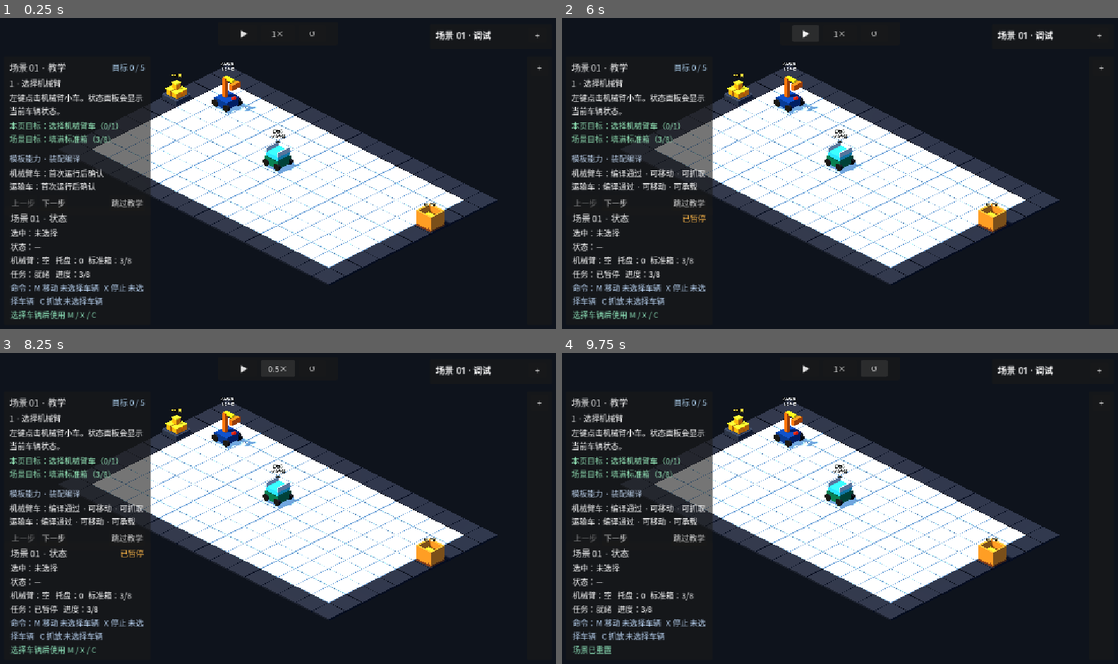
Above: before the commit, frames 1-4 (two rows, left to right).
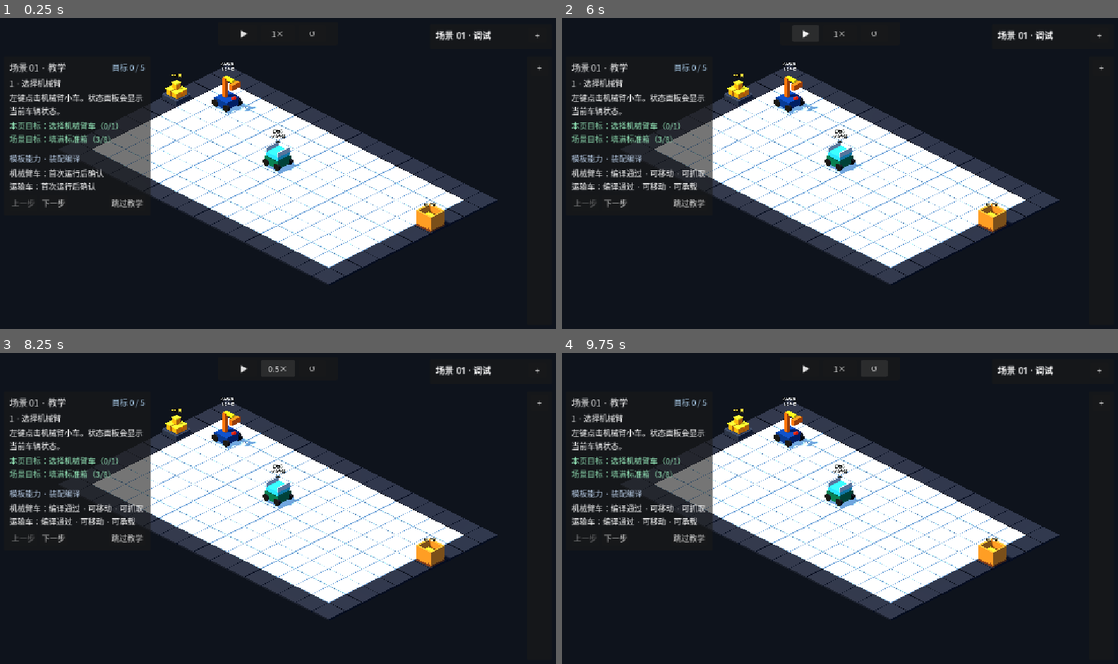
Above: after the commit, the same moments.

Repository: Ri0n72Y/automata
Game: Godot game, scene res://scenes/scene_01/scene_01_basic_packing.tscn
Same seed, same stepped clock (60 frames per second), same inputs: the game is played once before the commit and once after it.
Inputs:
- Up to frame 1 (0.25 s): no input
- Up to frame 2 (6 s): click "下一步" at 0.5 s; click "上一步" at 1.25 s; click "跳过教学" at 2 s; click "+" at 2.75 s; click "−" at 3.5 s; click "教学" at 4.25 s; click "▶" at 5 s; click "⏸" at 5.75 s
- Up to frame 3 (8.25 s): click "1×" at 6.5 s; click "2×" at 7.25 s; click "4×" at 8 s
- Up to frame 4 (9.75 s): click "0.5×" at 8.75 s; click "↺" at 9.5 s

The runs differ from the first frame. In frame 1, 1.7% of the frame differs, in the area x 1-26%, y 60-98%; in frame 2, 1.8%; in frame 3, 1.8%; in frame 4, 1.6%.

Commit message:
[codex]refactor(scene-01): anchor HUD as primary left rail

Diff:
--- a/scripts/scene_01/scene_01_hud.gd
+++ b/scripts/scene_01/scene_01_hud.gd
@@ -60,8 +60,11 @@
 
 
 func _apply_status_layout() -> void:
-	var viewport_width := float(get_viewport().get_visible_rect().size.x)
-	status_panel.offset_right = status_panel.offset_left + LayoutMetrics.left_rail_width(viewport_width)
+	var viewport_size := get_viewport().get_visible_rect().size
+	status_panel.offset_left = LayoutMetrics.EDGE_MARGIN
+	status_panel.offset_top = LayoutMetrics.CONTENT_TOP
+	status_panel.offset_right = status_panel.offset_left + LayoutMetrics.left_rail_width(float(viewport_size.x))
+	status_panel.offset_bottom = status_panel.offset_top + LayoutMetrics.LEFT_STATUS_HEIGHT
 
 
 func _bind_signals() -> void:
